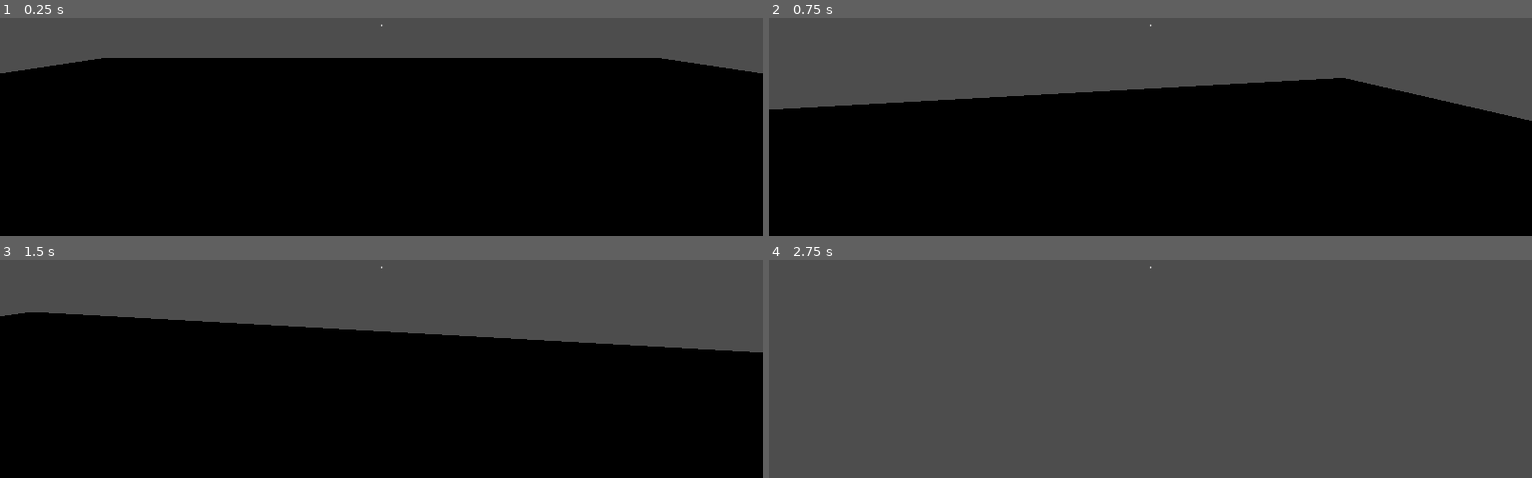
Above: before the commit, frames 1-4 (two rows, left to right).
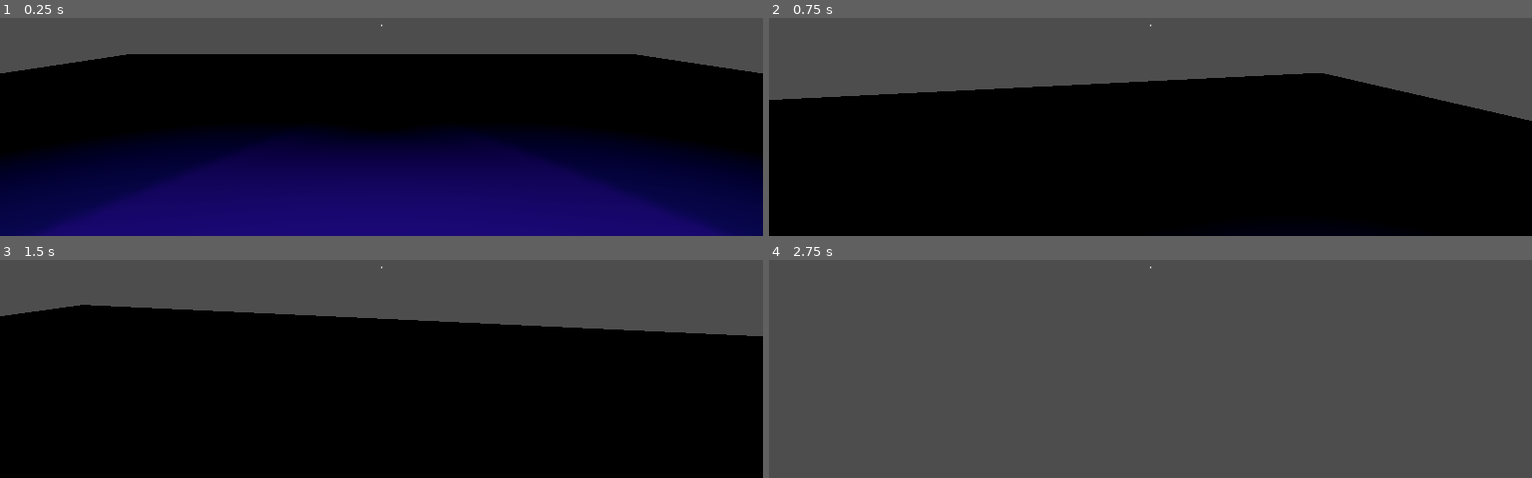
Above: after the commit, the same moments.

Repository: Narvaal/gameJAM
Game: Godot game, scene res://scenes/world.tscn
Two runs of this game, one before a commit and one after it. Both use one fixed random seed, a clock stepped at 60 frames per second and the inputs below. This scene is started directly instead of the project's main scene. The engine's default icon, where the game draws it, is replaced by a stand-in: a white triangle on a blue panel in a dark square.
Inputs (mouse positions are in pixels of both pictures, inside the frame that each line leads up to):
- Up to frame 1 (0.25 s): no input
- Up to frame 2 (0.75 s): tap Enter (ui_accept) at 0.5 s; move the mouse to (1188, 20) at 0.52 s; hold Up (ui_up) from 0.53 s (still down); tap E (interact) at 0.6 s
- Up to frame 3 (1.5 s): keep holding Up (ui_up); tap Enter (ui_accept) at 0.77 s; move the mouse to (343, 266) at 1.27 s; tap E (interact) at 1.35 s
- Up to frame 4 (2.75 s): keep holding Up (ui_up); tap Enter (ui_accept) at 1.52 s; move the mouse to (outside the picture) at 2.02 s; tap E (interact) at 2.1 s

The runs differ from the first frame. In frame 1, 45% of the frame differs, in the area x 0-100%, y 16-100%; in frame 2, 2.7%; in frame 3, 5.5%; in frame 4, nothing differs.

Commit message:
Materials Fix
modelos antigos removidos, texturas novas e modelos novos adicionados

Diff:
--- a/scenes/world.tscn
+++ b/scenes/world.tscn
@@ -148,7 +148,7 @@
 [node name="world" type="Node3D"]
 
 [node name="ground" type="MeshInstance3D" parent="."]
-transform = Transform3D(1, 0, 0, 0, 1, 0, 0, 0, 1, 0, -1.19209e-07, 0)
+transform = Transform3D(1, 0, 0, 0, 1, 0, 0, 0, 1, 0, -1.19209e-07, -1.08068)
 mesh = SubResource("PlaneMesh_hheol")
 
 [node name="StaticBody3D" type="StaticBody3D" parent="ground"]
@@ -221,7 +221,7 @@
 shape = SubResource("ConcavePolygonShape3D_0twl8")
 
 [node name="Sprite3D" type="Sprite3D" parent="computer2"]
-transform = Transform3D(1, 0, 0, 0, 1, 0, 0, 0, 1, -7.02215, 2.79926, -0.328737)
+transform = Transform3D(1, 0, 0, 0, 1, 0, 0, 0, 1, -4.72592, 2.79926, -0.399377)
 texture = SubResource("ViewportTexture_n7r0x")
 
 [node name="Control" type="Control" parent="computer2"]
@@ -254,3 +254,9 @@
 [node name="MeshInstance3D" type="MeshInstance3D" parent="computer2/Control/Vp/Node3D/Camera3"]
 transform = Transform3D(1, 0, 0, 0, 1, 0, 0, 0, 1, -0.00575304, 0, 0.834471)
 mesh = SubResource("BoxMesh_ggwu1")
+
+[node name="OmniLight3D" type="OmniLight3D" parent="."]
+transform = Transform3D(1, 0, 0, 0, 1, 0, 0, 0, 1, -1.63578, 2.82756, 0)
+
+[node name="OmniLight3D" type="OmniLight3D" parent="OmniLight3D"]
+transform = Transform3D(1, 0, 0, 0, 1, 0, 0, 0, 1, 3.28295, 0.00644112, 0)
Binary file added: Blender-Models/BAKED/CHAIR/chair.glb
Not shown, added: Blender-Models/BAKED/CHAIR/chair.glb.import
Binary file added: Blender-Models/BAKED/CHAIR/chair_chair.png
Not shown, added: Blender-Models/BAKED/CHAIR/chair_chair.png.import
Binary file added: Blender-Models/BAKED/CHAIR/chair_dirtfabricchair.jpg
Not shown, added: Blender-Models/BAKED/CHAIR/chair_dirtfabricchair.jpg.import
Binary file added: Blender-Models/BAKED/TOILET/TOILET_PEE.glb
Not shown, added: Blender-Models/BAKED/TOILET/TOILET_PEE.glb.import
Binary file added: Blender-Models/BAKED/TOILET/TOILET_PEE_peebake.png
Not shown, added: Blender-Models/BAKED/TOILET/TOILET_PEE_peebake.png.import
Binary file added: Blender-Models/BAKED/TOILET/TOILET_PEE_toiletbake.png
Not shown, added: Blender-Models/BAKED/TOILET/TOILET_PEE_toiletbake.png.import
(and 100 more such lines)
